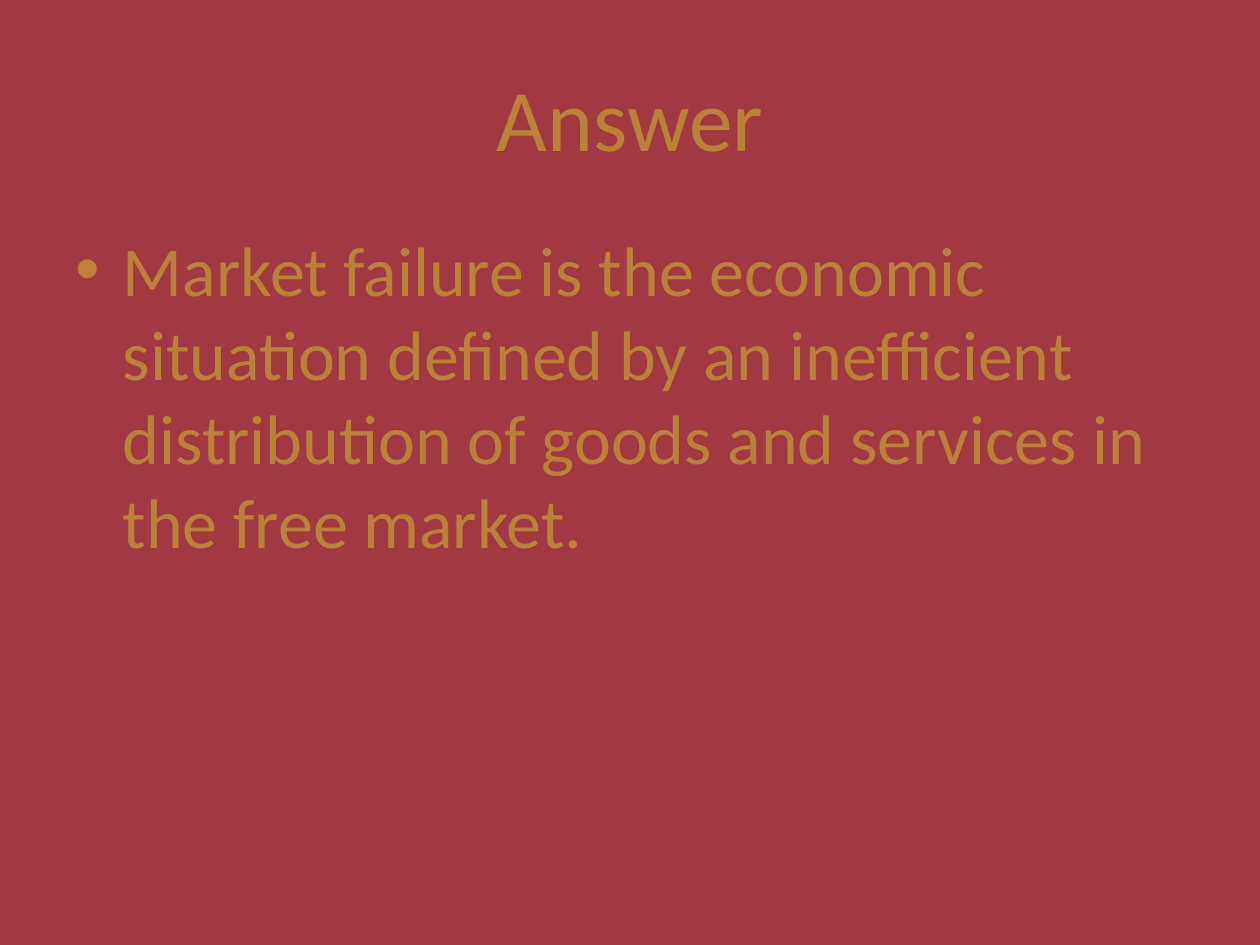
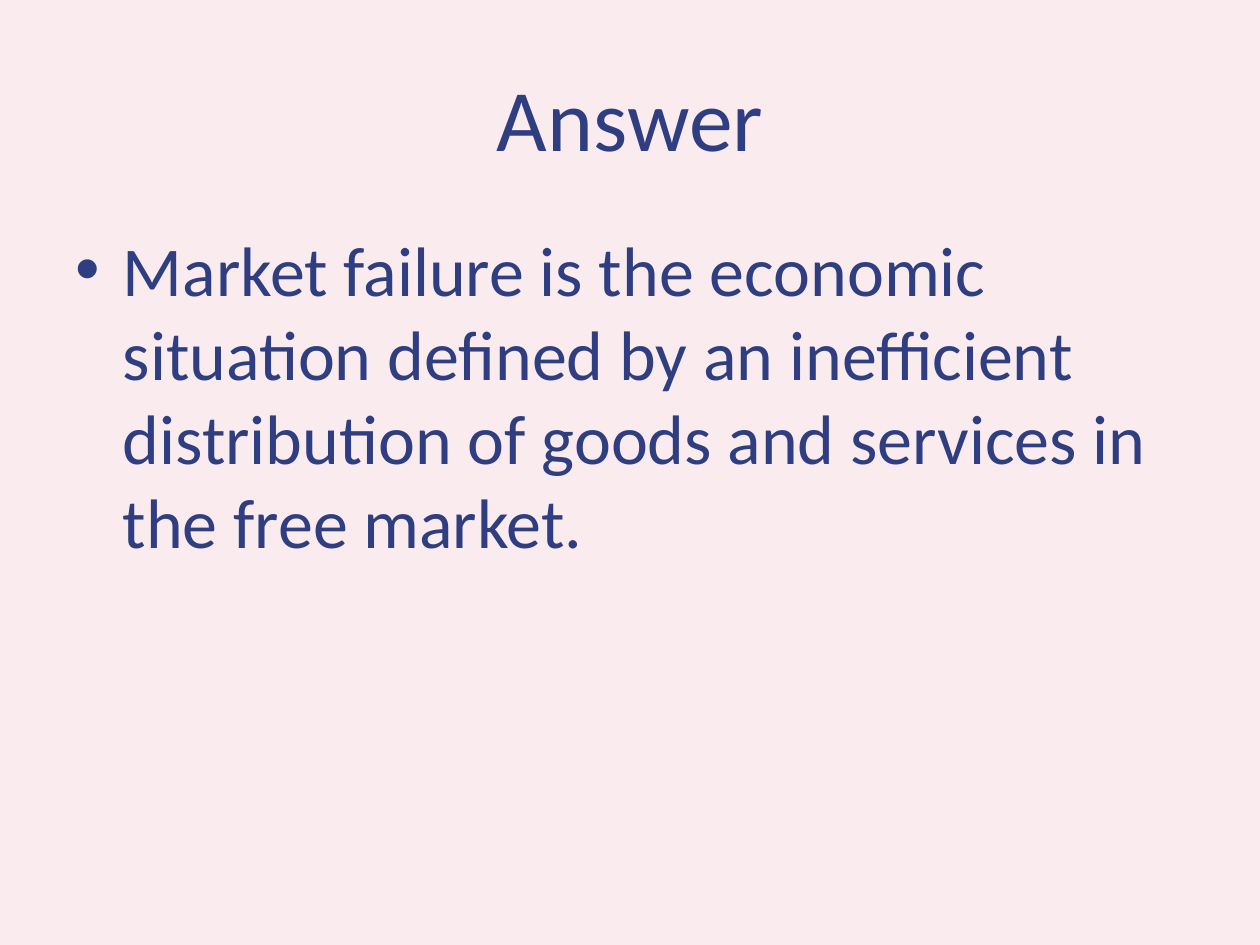
Before and after one commit to zhixiangteoh/tP, a slide deck: slide 12 of pptx/Micro-Economics.pptx (slide 11 before the commit). Drawn at 1260x945 pixels with LibreOffice and Linux fonts; fonts in the diff are those of the drawing. Boxes give left, top, right and bottom in pixels: in the first picture for what was removed or moved away, otherwise in the second. Text is boxed around its words. In the diff, an @@ line names an element or a change of style, - is before the commit and + after.

```diff
--- a/pptx/Micro-Economics.pptx
+++ b/pptx/Micro-Economics.pptx
@@ background #A13942 to #FAEBEF @@
@@ title "Answer" at (497,95,763,152): text colour #BD8038 to #2E3E80 @@
@@ text "Market failure is the economic ..." at (123,247,1146,549): text colour #BD8038 to #2E3E80 @@
```
Also in this commit, not shown: 10 other slides changed, 1 slide added, 5 other files.
